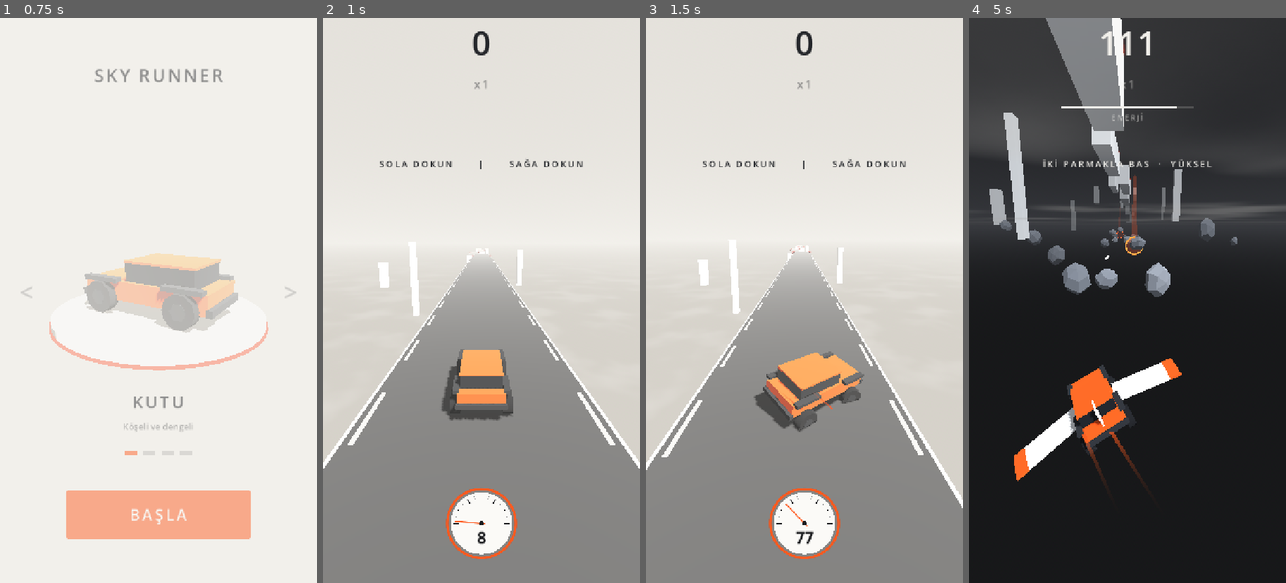
Above: before the commit, frames 1-4 (left to right).
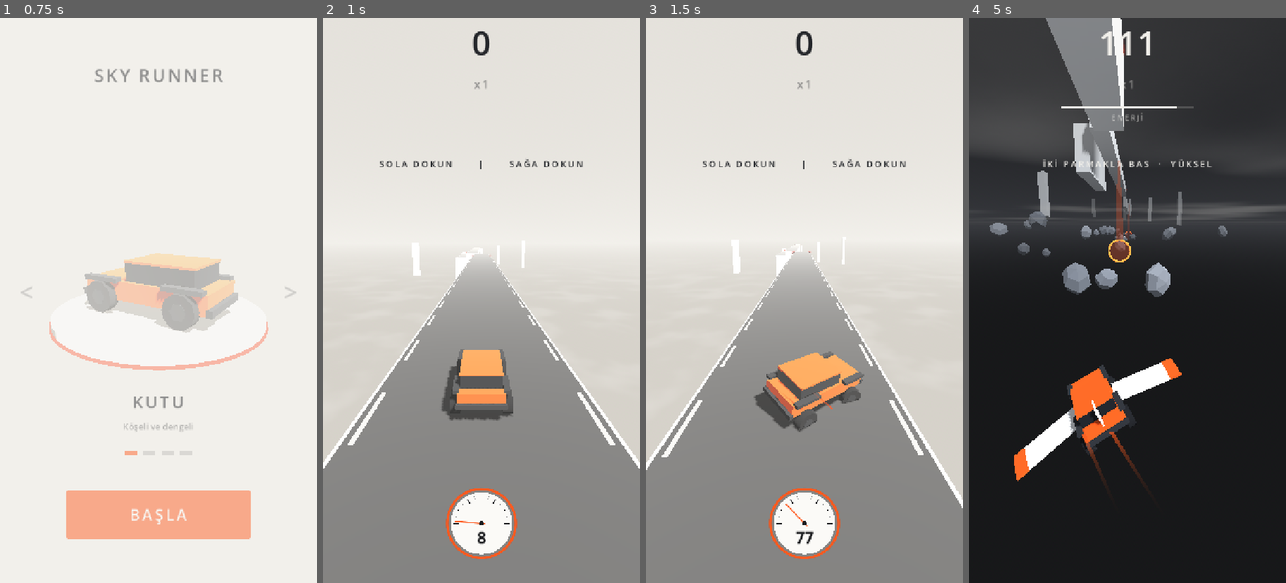
Above: after the commit, the same moments.

Repository: basarbellisan/Runny
Game: Godot game, scene res://scenes/menu.tscn
Two runs of this game, one before a commit and one after it. Both use one fixed random seed, a clock stepped at 60 frames per second and the inputs below.
Inputs (mouse positions are in pixels of both pictures, inside the frame that each line leads up to):
- Up to frame 1 (0.75 s): click "BAŞLA" at 0.5 s
- Up to frame 2 (1 s): no input
- Up to frame 3 (1.5 s): tap Enter at 1.25, 1.35 s; move the mouse to (874, 272) at 1.27 s; hold D from 1.28 s (still down); click (874, 272) at 1.42 s
- Up to frame 4 (5 s): tap Space at 1.52, 4.52 s; release D at 2 s; drag from (1064, 328) to (1111, 413) at 2.02 s; move the mouse to (1159, 176) at 2.77 s; hold D 2.78-3.5 s; tap Enter at 2.85, 4.35 s; drag from (1111, 413) to (1032, 215) at 3.52 s; move the mouse to (1222, 385) at 4.27 s; hold A from 4.28 s (still down)

Frame 1 is identical in both runs. In frame 2, 0.6% of the frame differs, in the area x 17-64%, y 40-53%; in frame 3, 0.7%; in frame 4, 4.9%, in the area x 6-85%, y 16-44%.

Commit message:
Random start: all patterns right after the start runway, eased for 1.5 km
Slopes, valleys, banks, network and obstacles can come right after the
start runway, stairs and ramps from 150 m, dead ends and forks from 400 m.
Angles and bank are softer early (ease_distance). New tuning params.

Co-Authored-By: Claude Opus 5.5 <noreply@anthropic.com>
Claude-Session: https://claude.ai/code/session_016S88RPn945sNcGg6oLe6PH

Diff:
--- a/scripts/road_generator.gd
+++ b/scripts/road_generator.gd
@@ -102,25 +102,30 @@
 ## Boşluğun, gazsız ulaşılamayan en kısa ile tam gazla ulaşılan en uzun
 ## arasındaki yeri (0: az gaz yeter, 1: tam gaz şart)
 @export var gap_difficulty := Vector2(0.1, 0.85)
-## Kalıpların açıldığı mesafeler (m)
-@export var slopes_from := 300.0
-@export var ramps_from := 800.0
+## Kalıpların açıldığı mesafeler (m). Başlangıç pistinden hemen sonra hepsi
+## kolay hâlleriyle gelebilir (her oyun farklı başlar); ease_distance'a kadar
+## açılar ve yükseklikler yavaşça tam değerine çıkar.
+@export var slopes_from := 0.0
+@export var ramps_from := 150.0
+## Çıkmaz ve çatal (uçuşa düşme, iki kol) bu mesafeden sonra
+@export var advanced_from := 400.0
+@export var ease_distance := 1500.0
 ## Çıkmaz kalıbının seçilme ağırlığı (diğerleri ~0.5-1)
 @export var dead_end_weight := 0.5
 ## Çatal kalıbının seçilme ağırlığı
 @export var fork_weight := 0.6
 ## Yol ağı (yol üstü rampalar, alçak/yüksek yan yollar, dönüş rampaları) bu mesafeden
 ## sonra gelir; düz uzun bir yolun bu olasılıkla ağ olması, mesafeyle artar (az -> çok)
-@export var network_from := 500.0
+@export var network_from := 0.0
 ## Yol ağı kalıbının ağırlığı (başta, network_full_at'ta); diğer kalıplar ~0.5-1.1
 @export var network_weight := Vector2(1.0, 2.6)
 @export var network_full_at := 4000.0
 ## Yatık yollar (yana yatıp düzelen) bu mesafeden sonra gelir; ağırlık ve en fazla açı
-@export var banks_from := 500.0
+@export var banks_from := 0.0
 @export var bank_weight := 1.0
 @export var max_bank_deg := 15.0
 ## Düz yollara engel (çarpınca patlar) ve çakıl (yavaşlatır) bu mesafeden sonra gelir
-@export var obstacles_from := 350.0
+@export var obstacles_from := 0.0
 ## Düz bir yolun engelli olma olasılığı (zorlukla bu değere çıkar)
 @export_range(0.0, 1.0) var obstacle_chance := 1.0
 ## Pist ışıkları: yolun sonundaki ışıklı bölgenin süresi (sn, o anki hızla)
@@ -336,22 +341,26 @@
 	# Yükseklik sınırlı kalsın: alçaktayken inen, yüksekteyken çıkan kalıp yok
 	var low := level < MAIN_LEVEL - 3.0
 	var high := level > MAIN_LEVEL + 3.0
-	var flat := 1.0 if travelled < slopes_from else (0.9 if travelled < ramps_from else 1.1)
-	var options := [["düz", flat]]
-	if travelled > slopes_from:
+	# Başta kalıplar kolay hâlleriyle gelir (ease 0 → 1)
+	var ease := clampf(travelled / maxf(ease_distance, 1.0), 0.0, 1.0)
+	var options := [["düz", 0.9]]
+	if travelled >= slopes_from:
 		options.append(["eğim", 0.6])
 		if not low:
 			options.append(["vadi", 0.6])
-	if travelled > ramps_from:
+	if travelled >= ramps_from:
 		if not low:
-			options += [["merdiven", 0.5], ["çıkmaz", dead_end_weight]]
+			options.append(["merdiven", 0.5])
+		if not high:
+			options.append(["rampa", 0.5])
+	if travelled >= advanced_from:
+		if not low:
+			options.append(["çıkmaz", dead_end_weight])
 		if not low and not high:
 			options.append(["çatal", fork_weight])
-	if travelled > banks_from:
+	if travelled >= banks_from:
 		options.append(["yatık", bank_weight])
-		if not high:
-			options.append(["rampa", 0.5])
-	if travelled > network_from:
+	if travelled >= network_from:
 		var dens := clampf((travelled - network_from) / maxf(network_full_at - network_from, 1.0), 0.0, 1.0)
 		options.append(["ağ", lerpf(network_weight.x, network_weight.y, dens)])
 	# Tekrar yok: son kalıp hiç gelmez, son birkaç kalıbın şansı düşer
@@ -383,9 +392,9 @@
 			var dir := -1.0 if _rng.randf() < 0.5 else 1.0
 			if low: dir = 1.0
 			elif high: dir = -1.0
-			_plan.append({"angle": dir * _rng.randf_range(10.0, 15.0), "len": 0.6})
+			_plan.append({"angle": dir * _rng.randf_range(10.0, 15.0) * lerpf(0.6, 1.0, ease), "len": 0.6})
 		"vadi":
-			_plan.append({"dh": _rng.randf_range(-1.5, -0.5), "angle": -_rng.randf_range(12.0, 16.0), "len": 0.5})
+			_plan.append({"dh": _rng.randf_range(-1.5, -0.5), "angle": -_rng.randf_range(12.0, 16.0) * lerpf(0.65, 1.0, ease), "len": 0.5})
 			_plan.append({"dh": _rng.randf_range(-2.0, -0.5), "width": 1.1})
 			_plan.append({"dh": _rng.randf_range(-0.6, 0.0), "rise_to": MAIN_LEVEL + _rng.randf_range(-1.0, 1.0), "len": 0.4})
 		"merdiven":
@@ -393,14 +402,14 @@
 				_plan.append({"dh": -_rng.randf_range(2.5, 3.5)})
 			_plan.append({"dh": _rng.randf_range(-0.6, 0.0), "rise_to": MAIN_LEVEL + _rng.randf_range(-1.0, 1.0), "len": 0.4})
 		"rampa":
-			_plan.append({"angle": _rng.randf_range(15.0, 18.0), "len": 0.35})
+			_plan.append({"angle": _rng.randf_range(15.0, 18.0) * lerpf(0.7, 1.0, ease), "len": 0.35})
 			_plan.append({"up": true})
 		"çıkmaz":
 			_plan.append({"dead_end": true, "len": 1.4})
 			_plan.append({})
 		"yatık":
 			var dir := -1.0 if _rng.randf() < 0.5 else 1.0
-			_plan.append({"bank": dir * _rng.randf_range(0.75, 1.0) * max_bank_deg,
+			_plan.append({"bank": dir * _rng.randf_range(0.75, 1.0) * max_bank_deg * lerpf(0.55, 1.0, ease),
 				"s_curve": _rng.randf() < 0.4})
 		"çatal":
 			# Önce geniş bir yol: iki kola da buradan atlanır
--- a/scripts/tuning.gd
+++ b/scripts/tuning.gd
@@ -51,7 +51,9 @@
 	["YOLLAR", "roads", "difficulty_distance", "Zorlaşma mesafesi (m)", 500, 10000, 100],
 	["YOLLAR", "roads", "side_road_chance", "Yan yol şansı", 0, 1, 0.05],
 	["YOLLAR", "roads", "slopes_from", "Eğim ve vadiler başlar (m)", 0, 5000, 100],
-	["YOLLAR", "roads", "ramps_from", "Rampa, merdiven, çıkmaz başlar (m)", 0, 8000, 100],
+	["YOLLAR", "roads", "ramps_from", "Rampa ve merdiven başlar (m)", 0, 8000, 50],
+	["YOLLAR", "roads", "advanced_from", "Çıkmaz ve çatal başlar (m)", 0, 8000, 50],
+	["YOLLAR", "roads", "ease_distance", "Kalıplar tam zorluğa çıkar (m)", 100, 8000, 100],
 	["YOLLAR", "roads", "dead_end_weight", "Çıkmaz sıklığı", 0, 2, 0.1],
 	["YOLLAR", "roads", "max_slope_deg", "En dik eğim (°)", 2, 25, 1],
 	["YOLLAR", "roads", "obstacles_from", "Engel ve çakıl başlar (m)", 0, 5000, 50],
Not shown, changed: README.md
